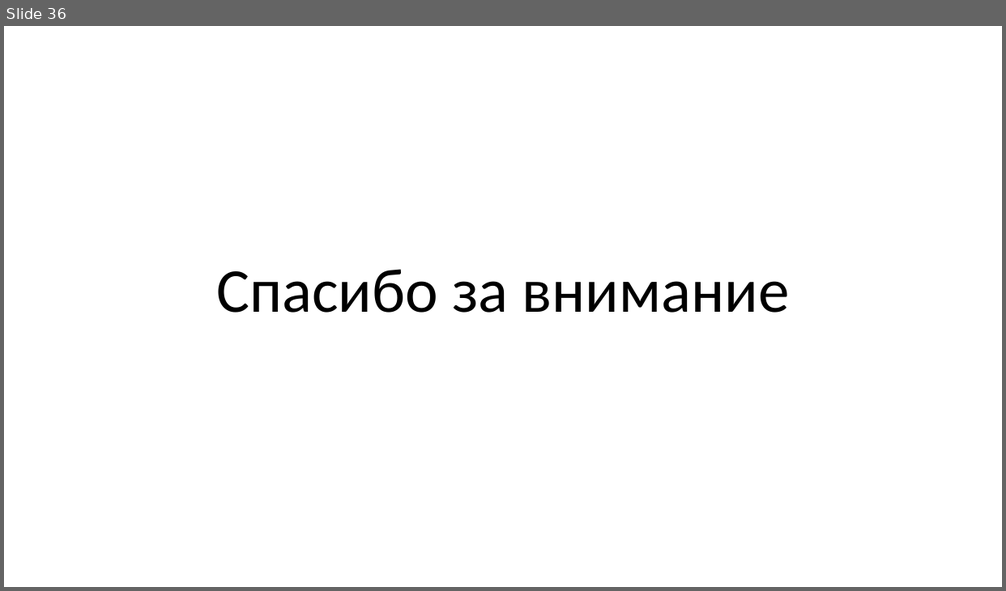
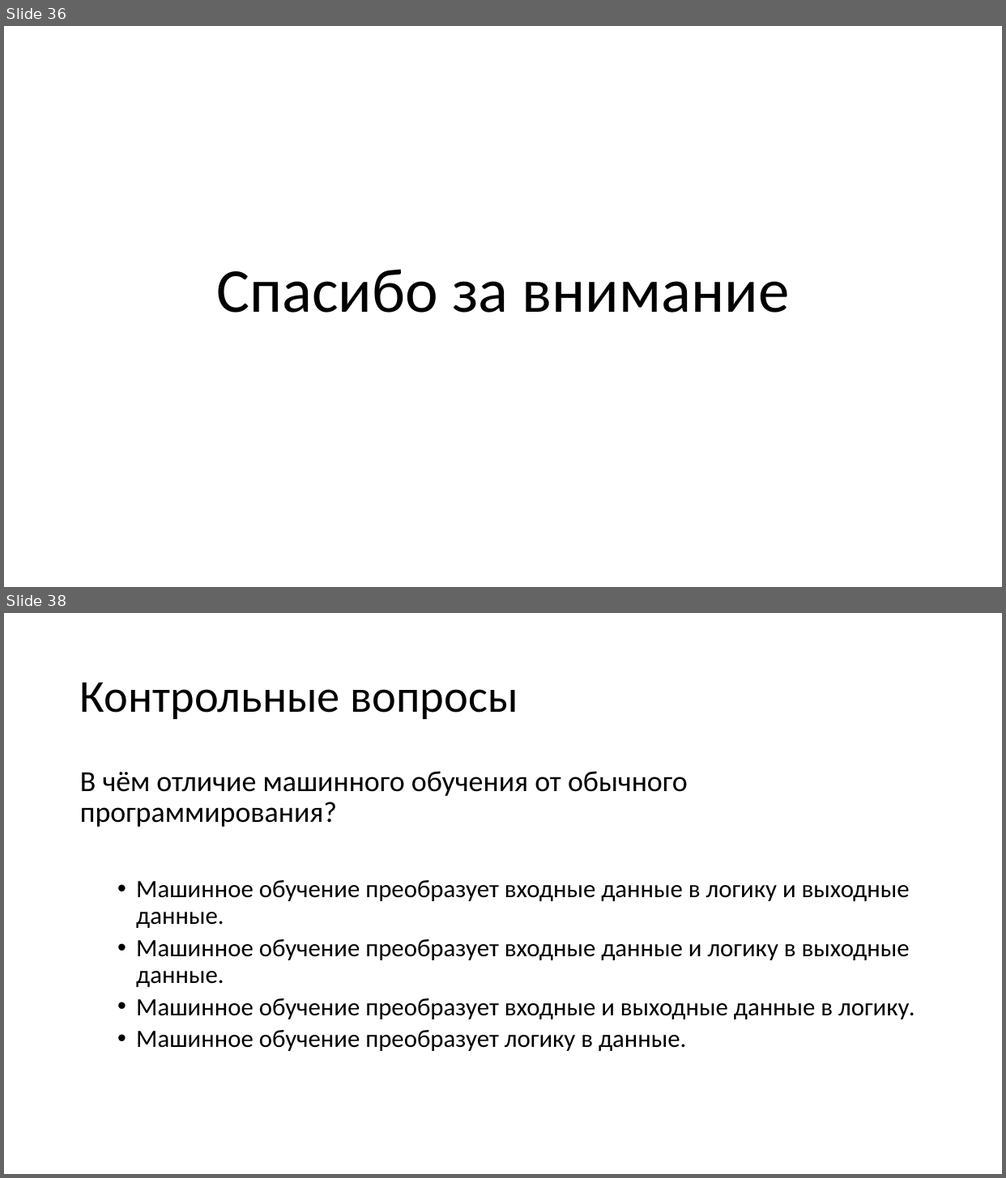
Before and after one commit to mosalov/AI_main_lectures, a slide deck: Лекция 1 09_09_2020.pptx. Shown one above the other, each under a label of ours: slide 36 before the commit, slides 36 and 38 after it; the slides between them are not shown. The pictures are 1006x591 and 1006x1178 pixels, drawn with LibreOffice and Linux fonts; fonts in the diff are those of the drawing. Boxes give left, top, right and bottom in pixels: in the first picture for what was removed or moved away, otherwise in the second. Text is boxed around its words. In the diff, an @@ line names an element or a change of style, - is before the commit and + after.

```diff
--- a/Лекция 1 09_09_2020.pptx
+++ b/Лекция 1 09_09_2020.pptx
@@ slide 38 added at [4, 613, 1002, 1174], background #FFFFFF @@
@@ title added at [80, 682, 518, 719], 44 pt, text #000000 @@
+Контрольные вопросы
@@ text added at [80, 771, 914, 1051], 24 pt, text #000000 @@
+В чём отличие машинного обучения от обычного программирования?
+  • Машинное обучение преобразует входные данные в логику и выходные данные.
+  • Машинное обучение преобразует входные данные и логику в выходные данные.
+  • Машинное обучение преобразует входные и выходные данные в логику.
+  • Машинное обучение преобразует логику в данные.
```
Also in this commit, not shown: 8 other slides added, 3 other files.
